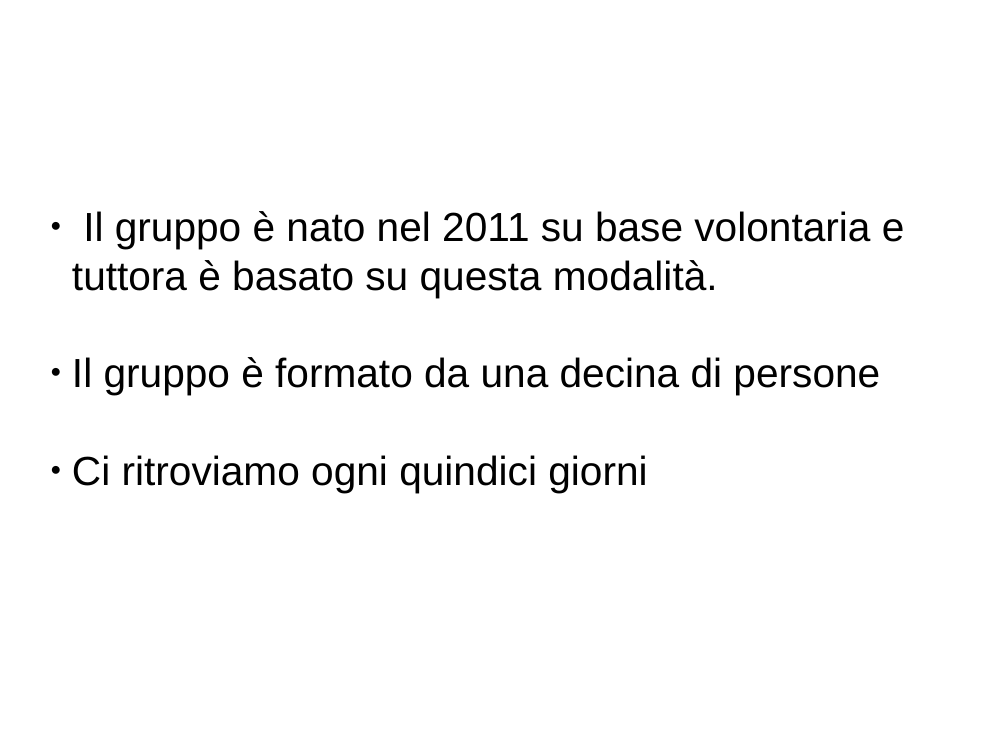
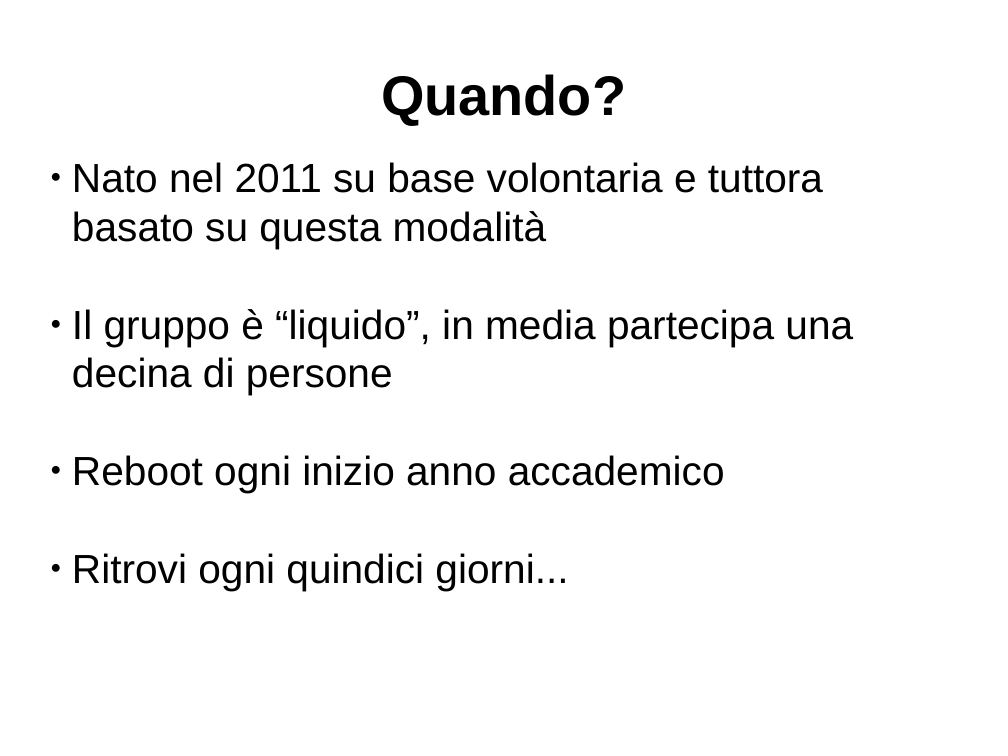
Before and after one commit to atrent/ArduAfternoon, a slide deck: slide 3 of GenuinoDay/PresentazioneArduinoAfteroon.odp. Drawn at 1008x756 pixels with LibreOffice and Linux fonts; fonts in the diff are those of the drawing; background and template pictures are left out. Boxes give left, top, right and bottom in pixels: in the first picture for what was removed or moved away, otherwise in the second. Text is boxed around its words. In the diff, an @@ line names an element or a change of style, - is before the commit and + after.

```diff
--- a/GenuinoDay/PresentazioneArduinoAfteroon.odp
+++ b/GenuinoDay/PresentazioneArduinoAfteroon.odp
@@ title added at box(381, 74, 626, 125), 44 pt, text #000000, bold @@
+Quando?
@@ subtitle at box(72, 162, 853, 590): text changed @@
-● Il gruppo è nato nel 2011 su base volontaria e tuttora è basato su questa modalità.
-● Il gruppo è formato da una decina di persone
-● Ci ritroviamo ogni quindici giorni
+● Nato nel 2011 su base volontaria e tuttora basato su questa modalità
+● Il gruppo è “liquido”, in media partecipa una decina di persone
+● Reboot ogni inizio anno accademico
+● Ritrovi ogni quindici giorni...
```
Also in this commit, not shown: 9 other slides changed.
